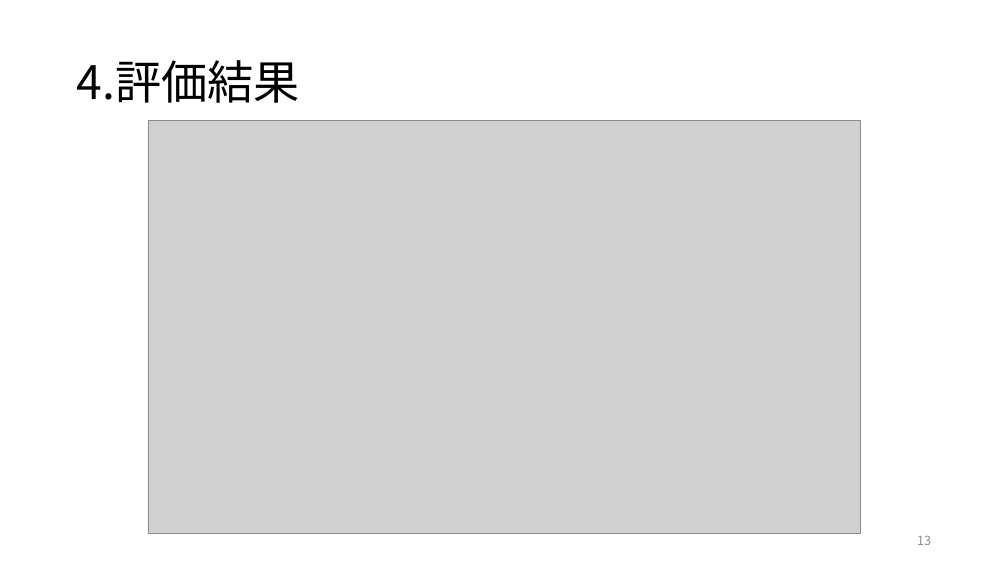
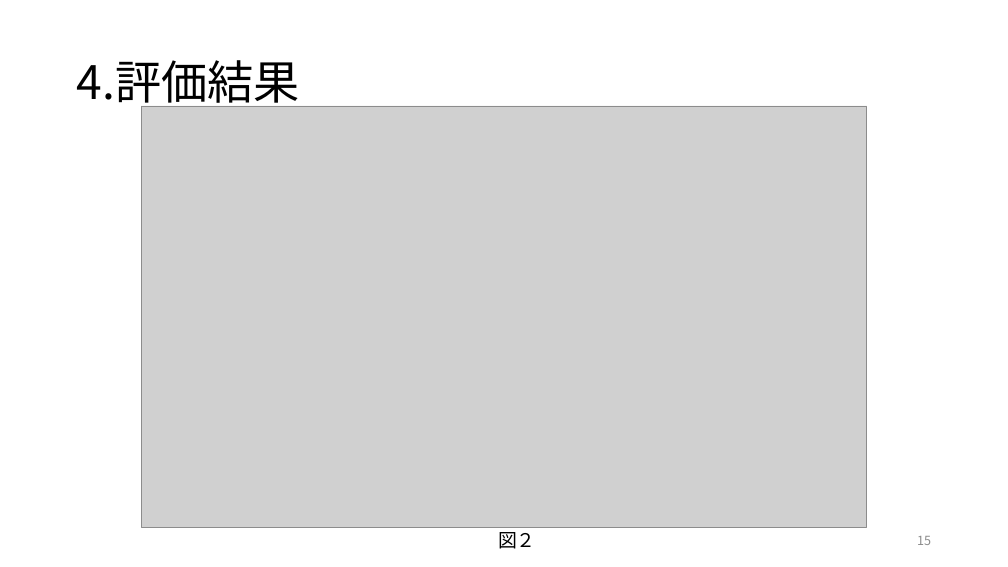
Before and after one commit to kuwaChang/kuwaCTF, a slide deck: slide 15 of 2026-06-15-j123109-桑原光太朗.pptx (slide 13 before the commit). Drawn at 1008x567 pixels with LibreOffice and Linux fonts; fonts in the diff are those of the drawing; grey boxes stand for pictures. Boxes give left, top, right and bottom in pixels: in the first picture for what was removed or moved away, otherwise in the second. Text is boxed around its words. In the diff, an @@ line names an element or a change of style, - is before the commit and + after.

```diff
--- a/2026-06-15-j123109-桑原光太朗.pptx
+++ b/2026-06-15-j123109-桑原光太朗.pptx
@@ picture: place and size @@
-picture at (148,120,861,534)
+picture at (141,106,867,527)
@@ text added at (498,532,536,549), 18 pt, text #000000 @@
+図２
@@ page number at (917,536,931,545): text changed @@
-13
+15
```
Also in this commit, not shown: 5 other slides changed, 2 slides added, 4 other files.
